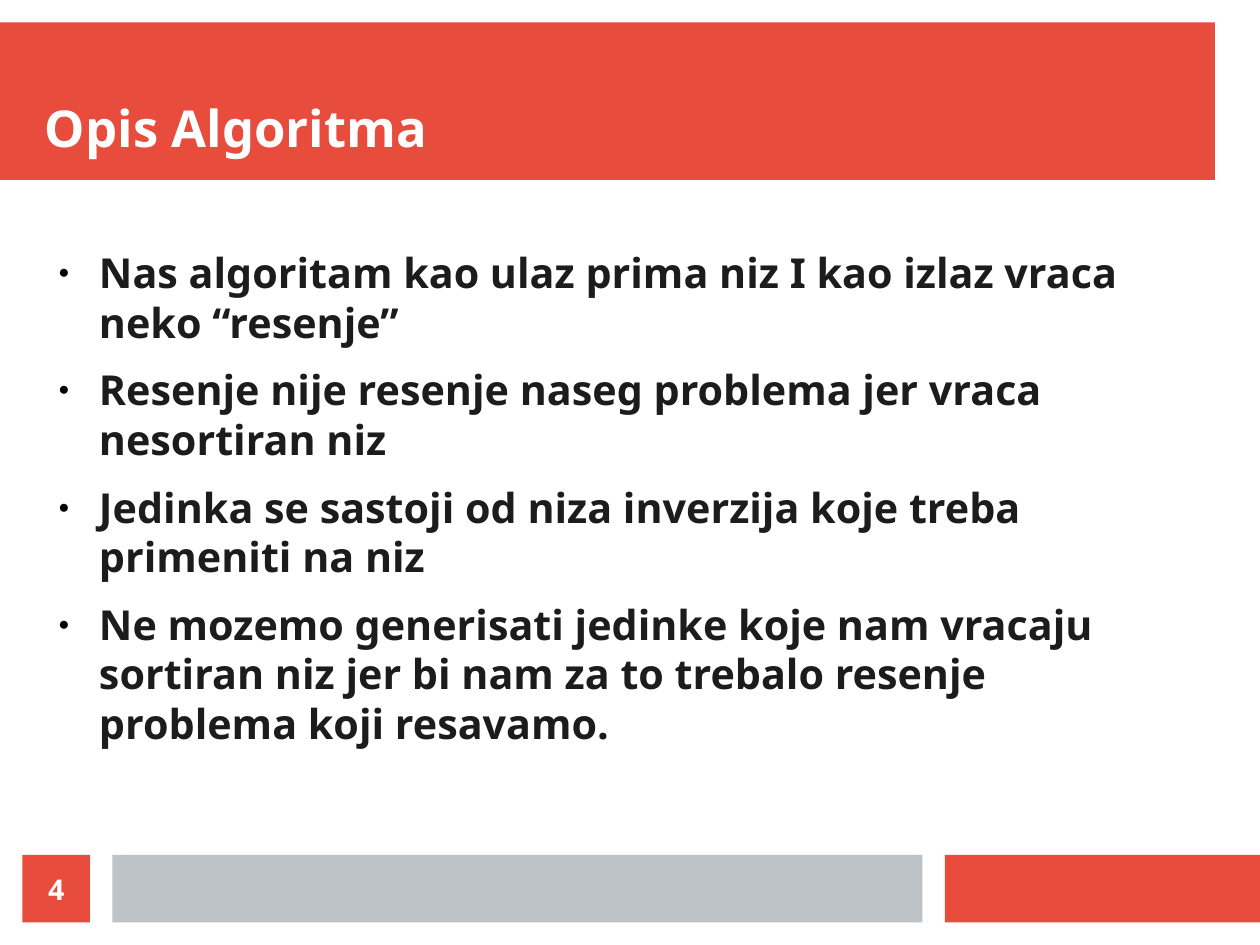
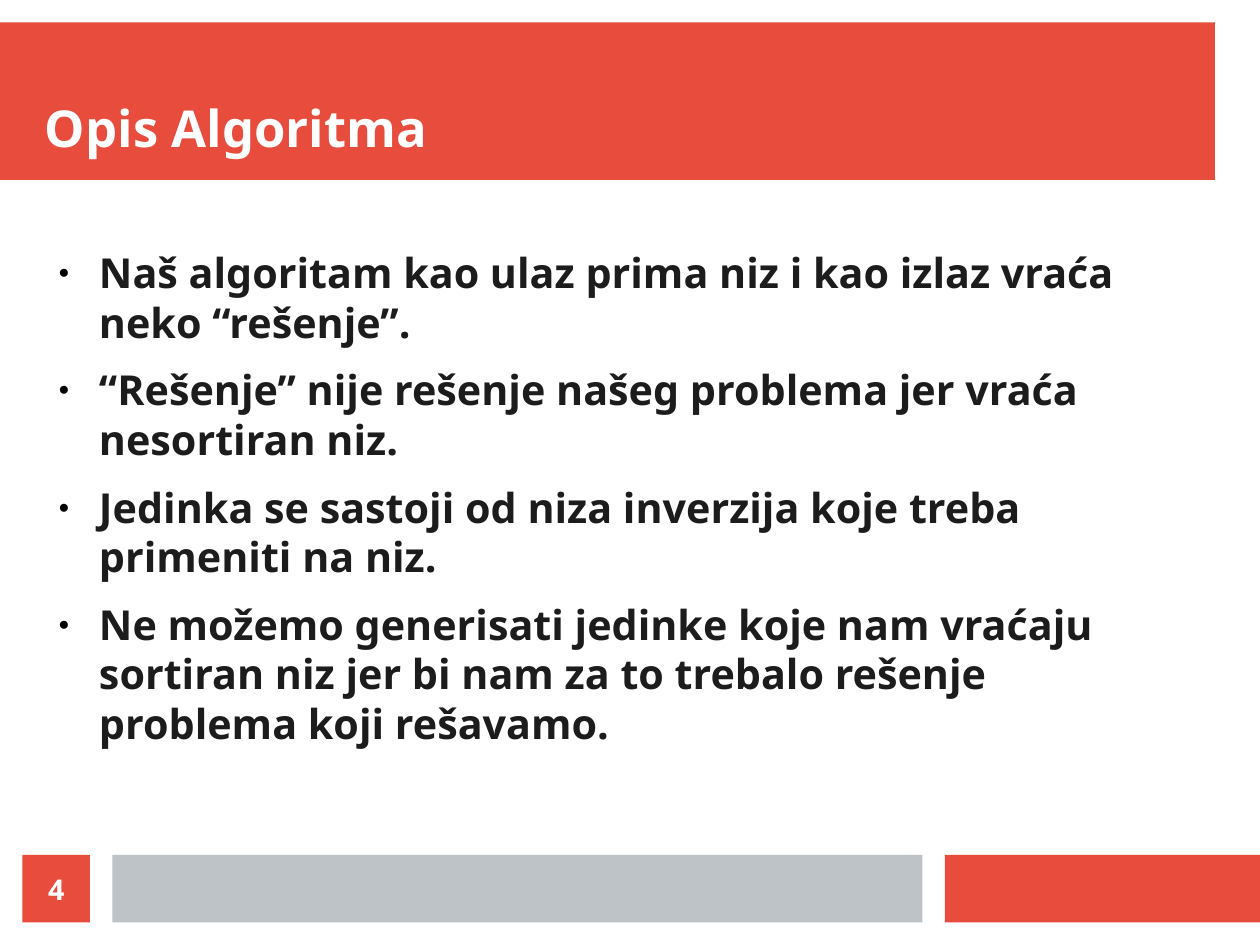
Before and after one commit to LukaVujcic/Minimum-Sorting-By-Reversals, a slide deck: slide 4 of prezentacija.odp. Drawn at 1260x945 pixels with LibreOffice and Linux fonts; fonts in the diff are those of the drawing. Boxes give left, top, right and bottom in pixels: in the first picture for what was removed or moved away, otherwise in the second. Text is boxed around its words. In the diff, an @@ line names an element or a change of style, - is before the commit and + after.

```diff
--- a/prezentacija.odp
+++ b/prezentacija.odp
@@ text at box(99, 256, 1113, 749): text changed @@
-● Nas algoritam kao ulaz prima niz I kao izlaz vraca neko “resenje”
-● Resenje nije resenje naseg problema jer vraca nesortiran niz
-● Jedinka se sastoji od niza inverzija koje treba primeniti na niz
-● Ne mozemo generisati jedinke koje nam vracaju sortiran niz jer bi nam za to trebalo resenje problema koji resavamo.
+● Naš algoritam kao ulaz prima niz i kao izlaz vraća neko “rešenje”.
+● “Rešenje” nije rešenje našeg problema jer vraća nesortiran niz.
+● Jedinka se sastoji od niza inverzija koje treba primeniti na niz.
+● Ne možemo generisati jedinke koje nam vraćaju sortiran niz jer bi nam za to trebalo rešenje problema koji rešavamo.
```
Also in this commit, not shown: 10 other slides changed.
